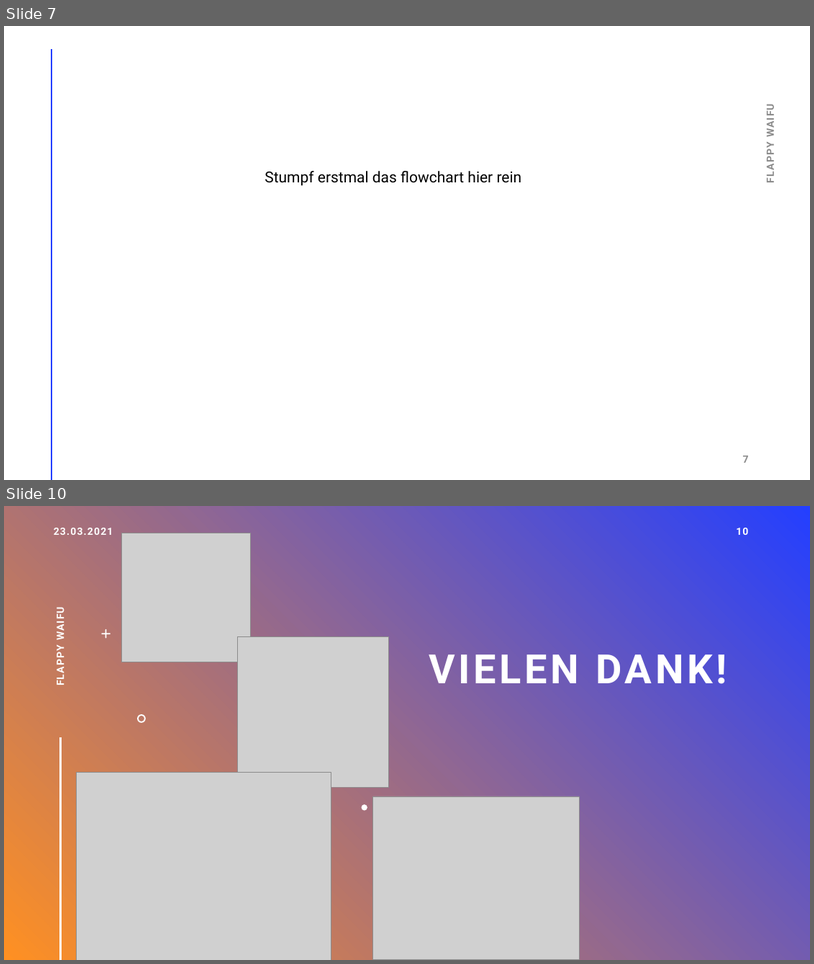
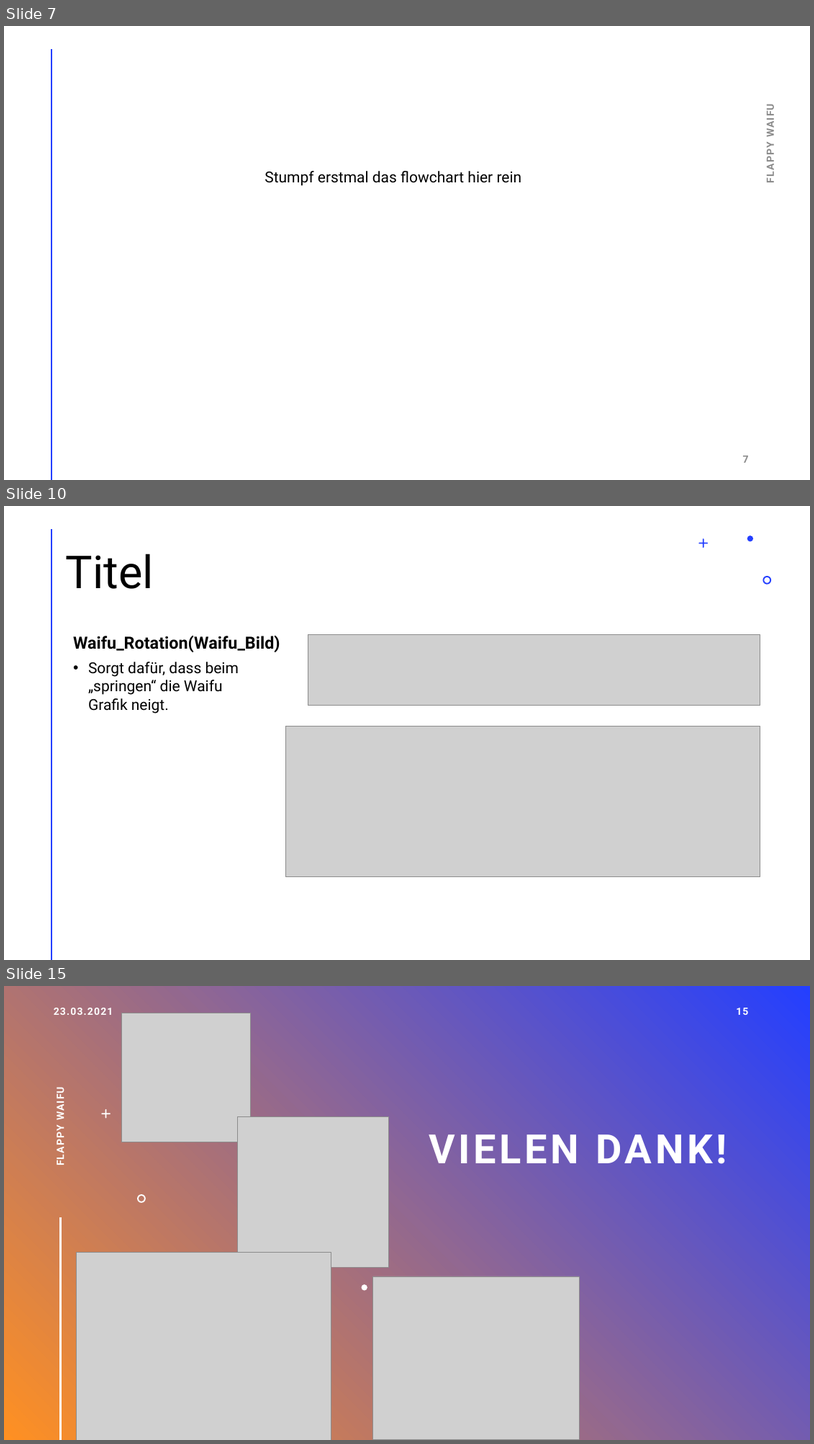
Before and after one commit to Bunnykiller151/projectFlappyWaifu, a slide deck: Flappy_Waifu.pptx. Shown one above the other, each under a label of ours: slides 7 and 10 before the commit, slides 7, 10 and 15 after it; the slides between them are not shown. The pictures are 814x964 and 814x1444 pixels, drawn with LibreOffice and Linux fonts; fonts in the diff are those of the drawing; grey boxes stand for pictures. Boxes give left, top, right and bottom in pixels: in the first picture for what was removed or moved away, otherwise in the second. Text is boxed around its words. In the diff, an @@ line names an element or a change of style, - is before the commit and + after.

```diff
--- a/Flappy_Waifu.pptx
+++ b/Flappy_Waifu.pptx
@@ slide 10 added at (x1=4, y1=506, x2=810, y2=960), background #FFFFFF; not listed: 1 template element that a slide beside it also shows @@
@@ freeform shape added at (x1=699, y1=538, x2=708, y2=548), fill #243FFF @@
@@ freeform shape added at (x1=748, y1=536, x2=754, y2=542), fill #243FFF @@
@@ title added at (x1=66, y1=554, x2=154, y2=589), 54 pt, text #000000 @@
+Titel
@@ freeform shape added at (x1=763, y1=576, x2=772, y2=584), fill #243FFF @@
@@ text added at (x1=73, y1=635, x2=280, y2=652), 20 pt, text #000000, bold @@
+Waifu_Rotation(Waifu_Bild)
@@ picture added at (x1=309, y1=635, x2=761, y2=705) @@
@@ text added at (x1=88, y1=662, x2=239, y2=713), 18 pt, text #000000 @@
+• Sorgt dafür, dass beim „springen“ die Waifu Grafik neigt.
@@ picture added at (x1=286, y1=726, x2=761, y2=877) @@
@@ what was slide 10 is now slide 15 @@
@@ page number at (x1=736, y1=1008, x2=748, y2=1015): text changed @@
-10
+15
```
Also in this commit, not shown: 1 slide changed, 5 other slides added, 1 slide removed.
